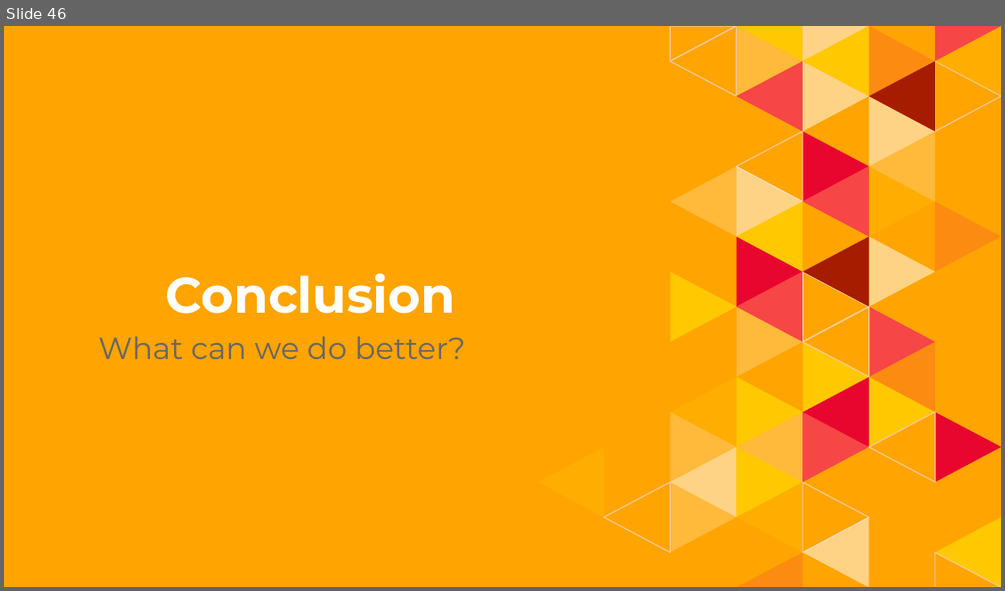
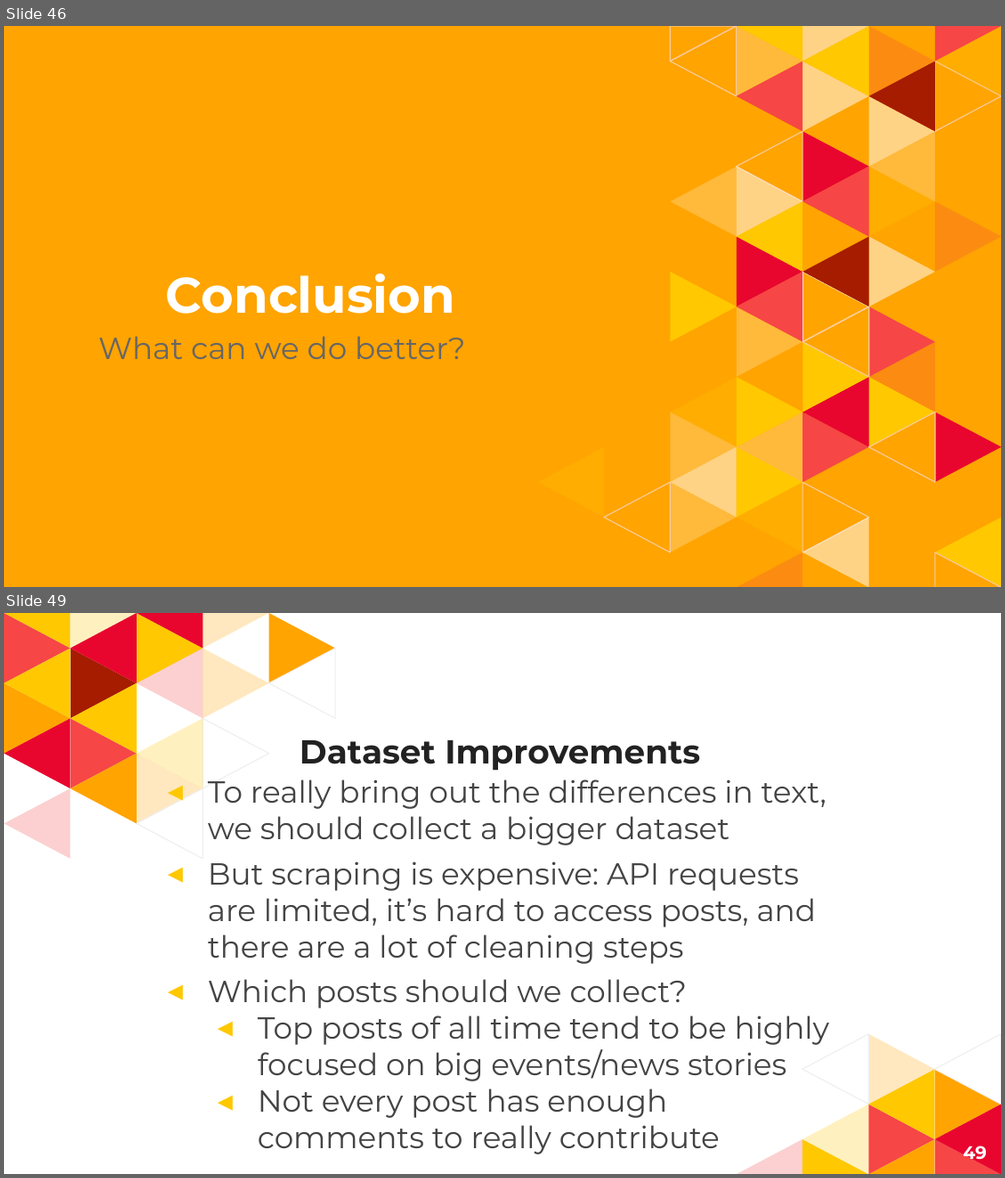
Before and after one commit to jonwiseman/DS300, a slide deck: Docs/Wiseman Final Project Presentation.pptx. Shown one above the other, each under a label of ours: slide 46 before the commit, slides 46 and 49 after it; the slides between them are not shown. The pictures are 1005x591 and 1005x1178 pixels, drawn with LibreOffice and Linux fonts; fonts in the diff are those of the drawing. Boxes give left, top, right and bottom in pixels: in the first picture for what was removed or moved away, otherwise in the second. Text is boxed around its words. In the diff, an @@ line names an element or a change of style, - is before the commit and + after.

```diff
--- a/Docs/Wiseman Final Project Presentation.pptx
+++ b/Docs/Wiseman Final Project Presentation.pptx
@@ slide 49 added at <box>4,613,1001,1174</box>, background #FFFFFF @@
@@ group added at <box>4,613,335,859</box>: 23 freeform shapes @@
@@ title added at <box>299,740,700,771</box>, 24 pt, text #222222, bold @@
+Dataset Improvements
@@ text added at <box>208,779,830,1154</box>, 22 pt, text #434343 @@
+◂ To really bring out the differences in text, we should collect a bigger dataset
+◂ But scraping is expensive: API requests are limited, it’s hard to access posts, and there are a lot of cleaning steps
+◂ Which posts should we collect?
+  ◂ Top posts of all time tend to be highly focused on big events/news stories
+  ◂ Not every post has enough comments to really contribute
@@ group added at <box>736,1034,1001,1174</box>: 12 freeform shapes @@
@@ page number added at <box>963,1142,987,1165</box>, 13 pt, text #FFFFFF, bold @@
+49
```
Also in this commit, not shown: 1 slide changed, 7 other slides added.
